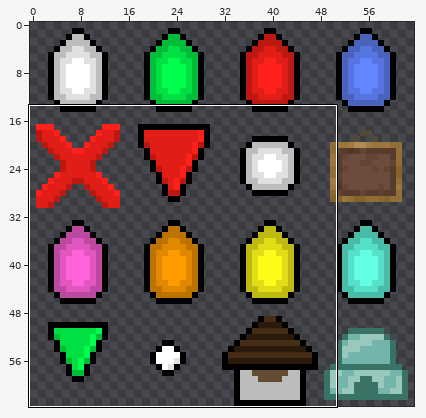
Pixel-art sprite: textures/map/map_icons.png. Above, an overview of the earlier version with the close-up marked.
Close-up. Old version:
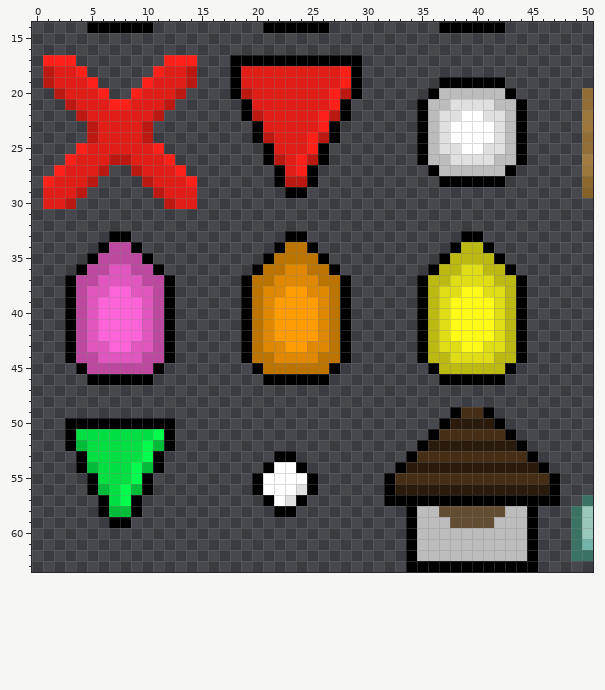
The file is 128x128 pixels, drawn in blocks of 2x2; one block is one cell here. Colours within 5 levels of each other are drawn and written as one. Shown: x 0..50, y 14..63.
New version:
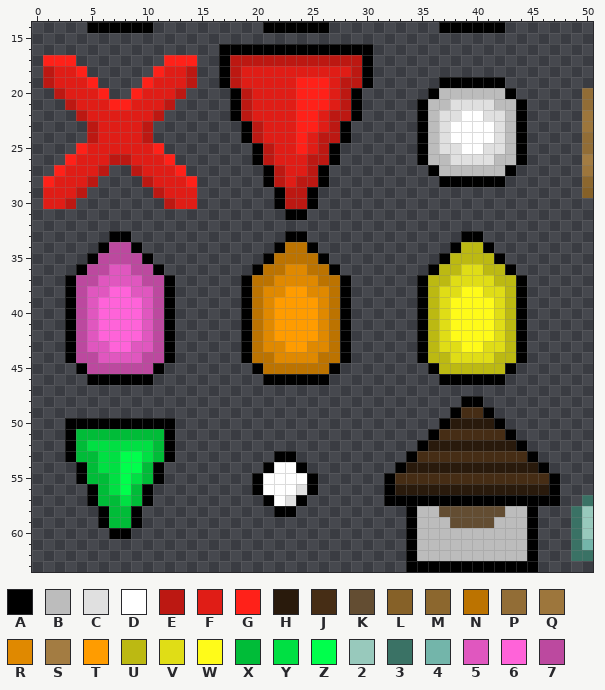
Palette (. is transparent): A #000000  B #bcbcbc  C #e0e0e0  D #ffffff  E #bc1812  F #e01d16  G #ff2119  H #291a0c  J #462d15  K #634d32  L #866128  M #8c672e  N #bc7300  P #926d36  Q #9d763c  R #e08900  S #a37c42  T #ff9c00  U #bcb912  V #e0dd16  W #fffb19  X #00bc38  Y #00e043  Z #00ff4c  2 #98c9bc  3 #3a7265  4 #73b5aa  5 #e057bf  6 #ff63d9  7 #bc499f
Change:
Changed rows in their new state; - is an unchanged pixel.
first column x 17:
16 AAAAAAAAAAAAAA
17 AEEEEEEEEEEEEA
18 AE---------FEA
19 AE-----GGG-EEA
20 -------GGGF---
21 -AE----GGGFEA-
22 -AEF---GGF-EA-
23 --AE---GGFEA--
24 --AEF--GF-EA--
25 ---AE--GFEA---
26 ---AEF-F-EA---
27 ----AE-FEA----
28 ----AEF-EA----
29 -----AEEA-----
30 -----AEEA-----
31 ------AA------
first column x 3:
48 ------------------------------------AA
51 -XXXXXXXX-----------------------------
52 -------Y------------------------------
53 AXX--ZZYXA----------------------------
54 -----Z--------------------------------
55 -AXX-ZYXA-----------------------------
57 --AXXYXA------------------------------
59 ---AXXA-------------------------------
60 ----AA--------------------------------
